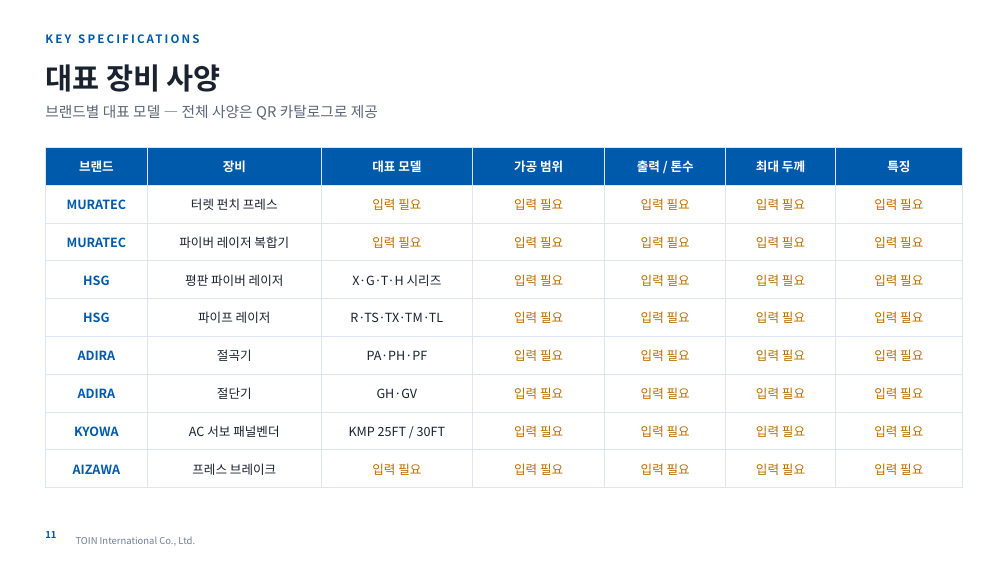
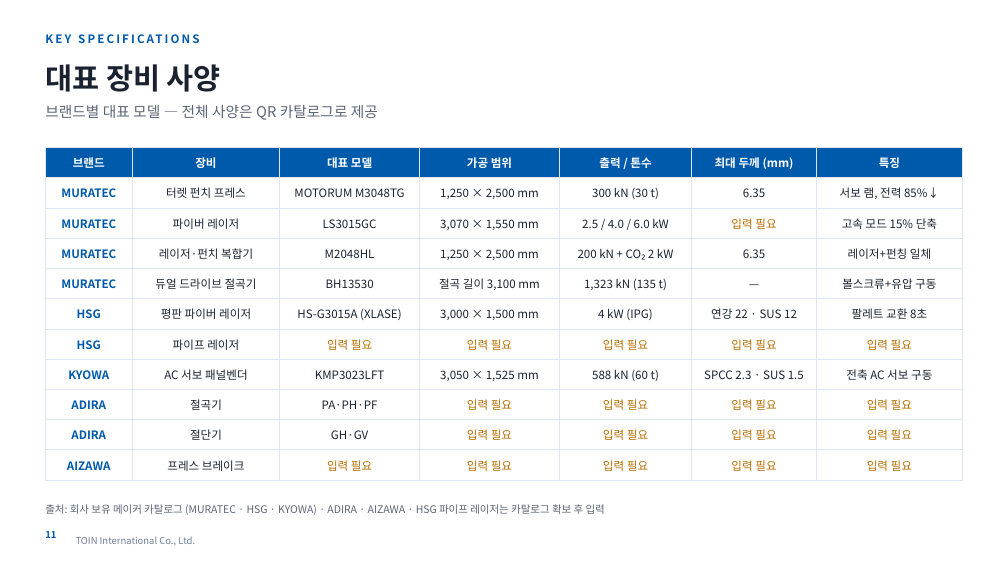
Before and after one commit to zeaus81/search, a slide deck: slide 11 of company_profile_2027/TOIN_회사소개서_2027_KR.pptx. Drawn at 1008x567 pixels with LibreOffice and Linux fonts; fonts in the diff are those of the drawing; background and template pictures are left out. Boxes give left, top, right and bottom in pixels: in the first picture for what was removed or moved away, otherwise in the second. Text is boxed around its words. In the diff, an @@ line names an element or a change of style, - is before the commit and + after.

```diff
--- a/company_profile_2027/TOIN_회사소개서_2027_KR.pptx
+++ b/company_profile_2027/TOIN_회사소개서_2027_KR.pptx
@@ table at bbox=[45, 147, 963, 475] @@
-row 1: 브랜드 | 장비 | 대표 모델 | 가공 범위 | 출력 / 톤수 | 최대 두께 | 특징
-row 2: MURATEC | 터렛 펀치 프레스 | 입력 필요 | 입력 필요 | 입력 필요 | 입력 필요 | 입력 필요
-row 3: MURATEC | 파이버 레이저 복합기 | 입력 필요 | 입력 필요 | 입력 필요 | 입력 필요 | 입력 필요
-row 4: HSG | 평판 파이버 레이저 | X·G·T·H 시리즈 | 입력 필요 | 입력 필요 | 입력 필요 | 입력 필요
-row 5: HSG | 파이프 레이저 | R·TS·TX·TM·TL | 입력 필요 | 입력 필요 | 입력 필요 | 입력 필요
+row 1: 브랜드 | 장비 | 대표 모델 | 가공 범위 | 출력 / 톤수 | 최대 두께 (mm) | 특징
+row 2: MURATEC | 터렛 펀치 프레스 | MOTORUM M3048TG | 1,250 × 2,500 mm | 300 kN (30 t) | 6.35 | 서보 램, 전력 85%↓
+row 3: MURATEC | 파이버 레이저 | LS3015GC | 3,070 × 1,550 mm | 2.5 / 4.0 / 6.0 kW | 입력 필요 | 고속 모드 15% 단축
+row 4: MURATEC | 레이저·펀치 복합기 | M2048HL | 1,250 × 2,500 mm | 200 kN + CO₂ 2 kW | 6.35 | 레이저+펀칭 일체
+row 5: MURATEC | 듀얼 드라이브 절곡기 | BH13530 | 절곡 길이 3,100 mm | 1,323 kN (135 t) | — | 볼스크류+유압 구동
+row 6: HSG | 평판 파이버 레이저 | HS-G3015A (XLASE) | 3,000 × 1,500 mm | 4 kW (IPG) | 연강 22 · SUS 12 | 팔레트 교환 8초
+row 7: HSG | 파이프 레이저 | 입력 필요 | 입력 필요 | 입력 필요 | 입력 필요 | 입력 필요
+row 8: KYOWA | AC 서보 패널벤더 | KMP3023LFT | 3,050 × 1,525 mm | 588 kN (60 t) | SPCC 2.3 · SUS 1.5 | 전축 AC 서보 구동
-row 8: KYOWA | AC 서보 패널벤더 | KMP 25FT / 30FT | 입력 필요 | 입력 필요 | 입력 필요 | 입력 필요
@@ text added at bbox=[45, 504, 605, 515], 10 pt, text #5B6676 @@
+출처: 회사 보유 메이커 카탈로그 (MURATEC · HSG · KYOWA) · ADIRA · AIZAWA · HSG 파이프 레이저는 카탈로그 확보 후 입력
```
Also in this commit, not shown: 1 other slide changed, 1 other file.
